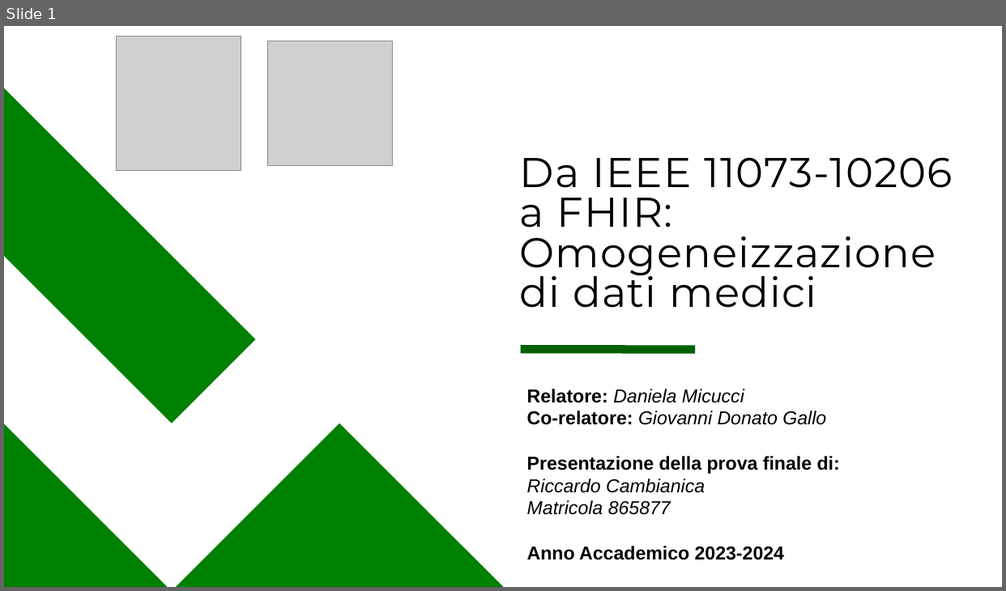
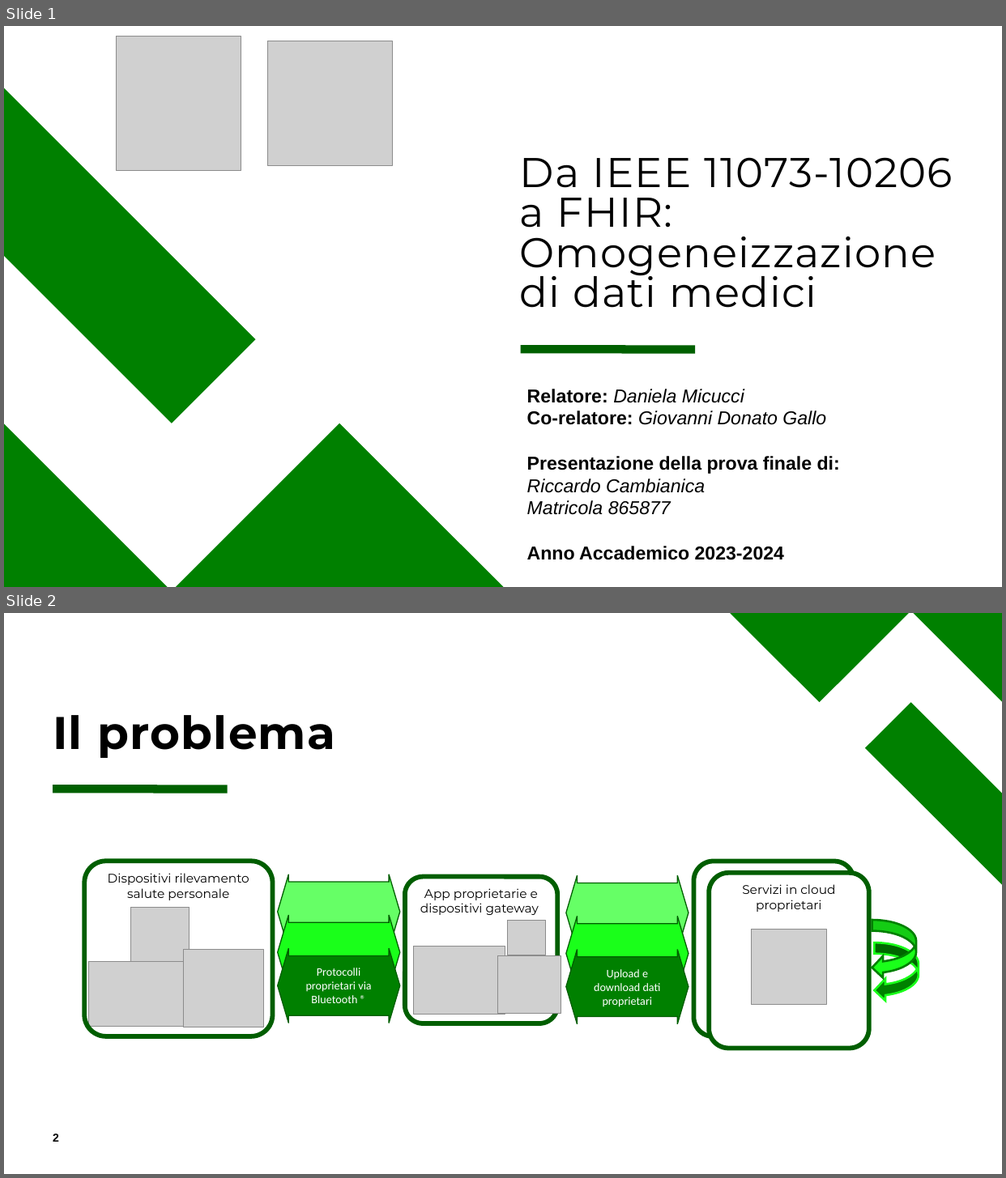
Before and after one commit to rcambianica/Stage, a slide deck: Relazione/Da IEEE 11073-10206 a FHIR.pptx. Shown one above the other, each under a label of ours: slide 1 before the commit, slides 1 and 2 after it. The pictures are 1006x591 and 1006x1178 pixels, drawn with LibreOffice and Linux fonts; fonts in the diff are those of the drawing; grey boxes stand for pictures. Boxes give left, top, right and bottom in pixels: in the first picture for what was removed or moved away, otherwise in the second. Text is boxed around its words. In the diff, an @@ line names an element or a change of style, - is before the commit and + after.

```diff
--- a/Relazione/Da IEEE 11073-10206 a FHIR.pptx
+++ b/Relazione/Da IEEE 11073-10206 a FHIR.pptx
@@ slide 2 added at (x1=4, y1=613, x2=1002, y2=1174), background #FFFFFF @@
@@ freeform shape added at (x1=731, y1=613, x2=909, y2=702), fill #008000 @@
@@ freeform shape added at (x1=914, y1=613, x2=1002, y2=702), fill #008000 @@
@@ freeform shape added at (x1=865, y1=702, x2=1002, y2=884), fill #008000 @@
@@ title added at (x1=53, y1=715, x2=335, y2=758), 44 pt, text #000000, bold @@
+Il problema
@@ line added from (53, 789) to (227, 789), #006000 8 pt @@
@@ curved left arrow added at (x1=872, y1=920, x2=917, y2=979), fill #1AFF1A, outline #008000 2 pt @@
@@ group added at (x1=84, y1=862, x2=869, y2=1048): 6 pictures, 6 left right arrows, 4 rounded rectangles @@
+Dispositivi rilevamento salute personale
+App proprietarie e dispositivi gateway
+Cloud-based
+proprietary services
+Protocolli proprietari via Bluetooth ®
+Servizi in cloud proprietari
+Upload e download dati proprietari
@@ picture added at (x1=752, y1=930, x2=827, y2=1004) @@
@@ curved left arrow added at (x1=875, y1=943, x2=918, y2=1003), fill #008000, outline #1AFF1A 2 pt @@
@@ page number added at (x1=53, y1=1134, x2=59, y2=1142), 11 pt, text #000000, bold @@
+2
```
Also in this commit, not shown: 5 other slides added, 2 slides removed, 12 other files.
